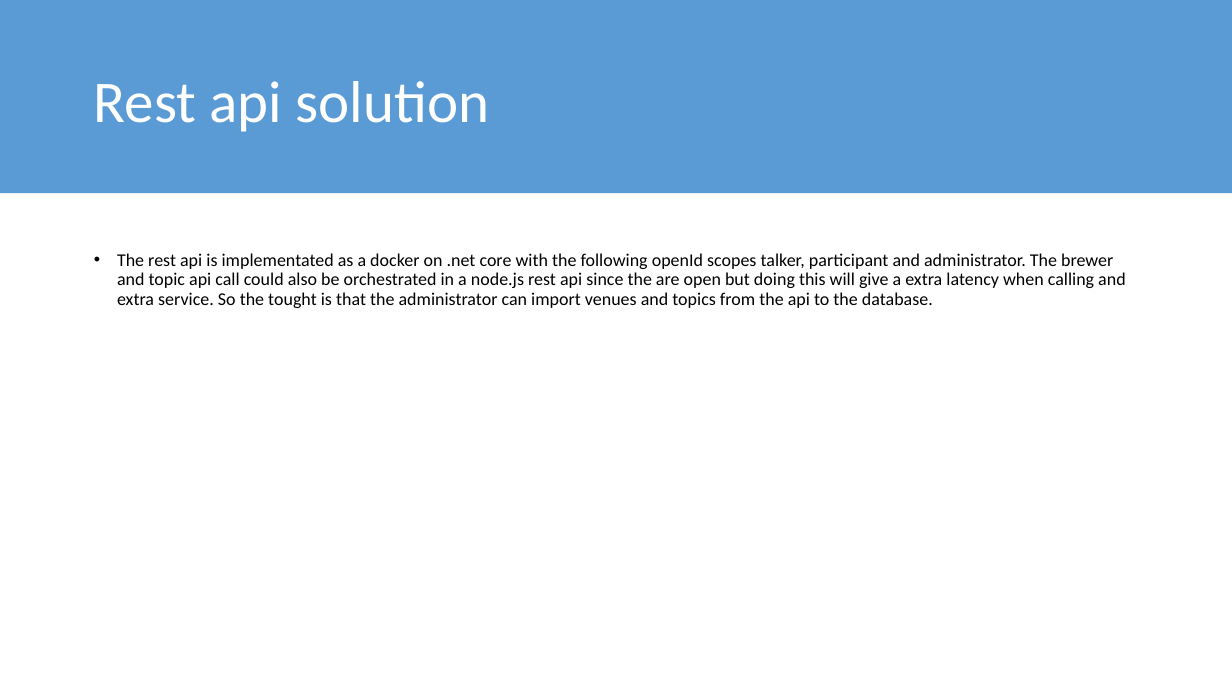
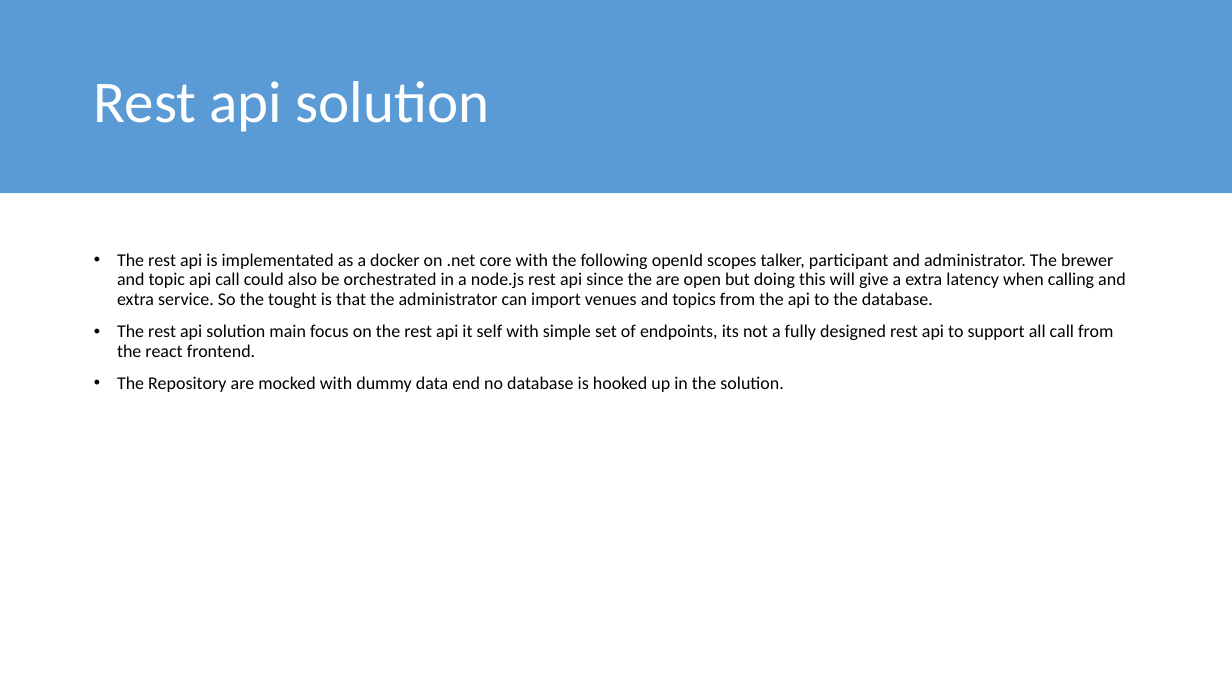
Before and after one commit to kstormp/convensionapi, a slide deck: slide 11 of Convension case.pptx (slide 9 before the commit). Drawn at 1232x693 pixels with LibreOffice and Linux fonts; fonts in the diff are those of the drawing. Boxes give left, top, right and bottom in pixels: in the first picture for what was removed or moved away, otherwise in the second. Text is boxed around its words. In the diff, an @@ line names an element or a change of style, - is before the commit and + after.

```diff
--- a/Convension case.pptx
+++ b/Convension case.pptx
@@ text at [117,324,1113,392]: paragraphs added @@
+• The rest api solution main focus on the rest api it self with simple set of endpoints, its not a fully designed rest api to support all call from the react frontend.
+• The Repository are mocked with dummy data end no database is hooked up in the solution.
```
Also in this commit, not shown: 1 other slide changed, 2 slides added, 21 other files.
